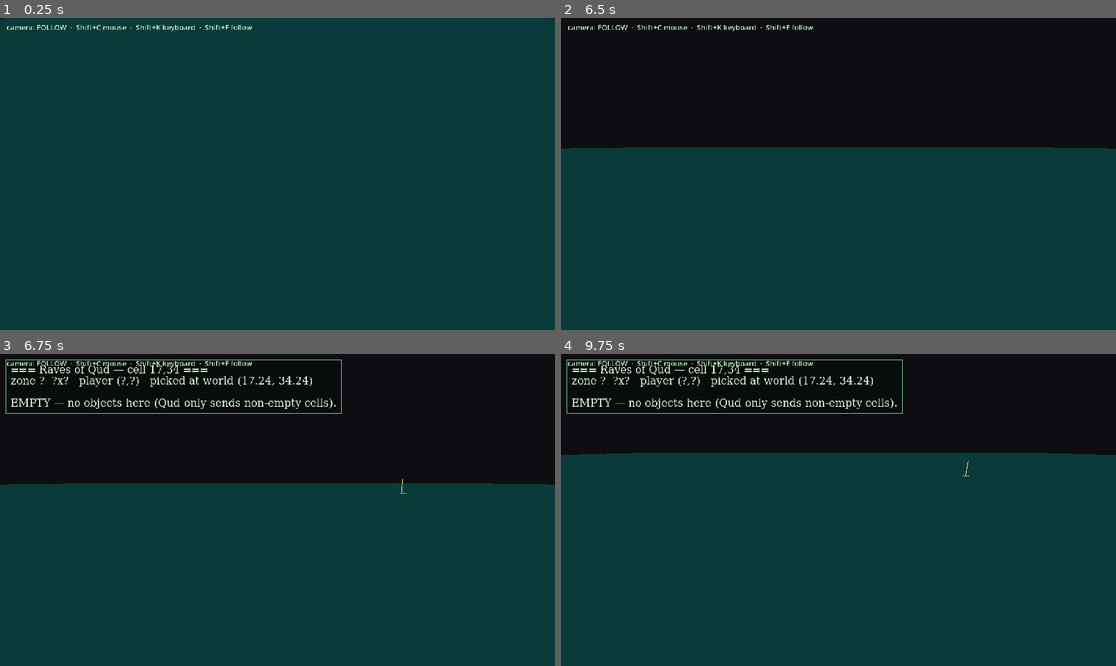
Above: before the commit, frames 1-4 (two rows, left to right).
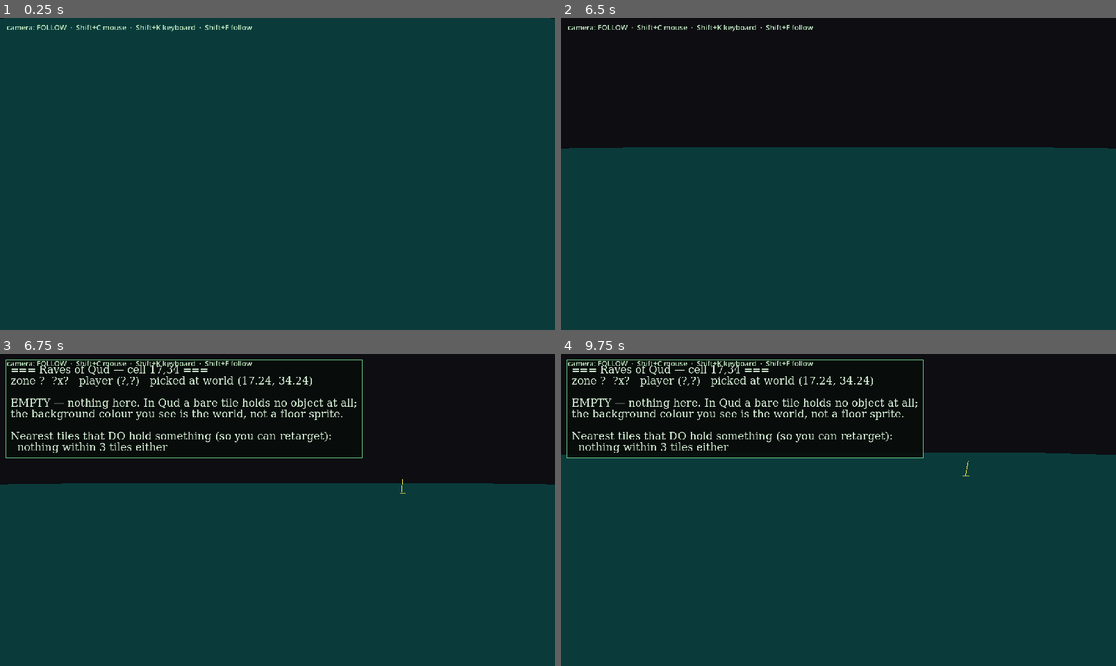
Above: after the commit, the same moments.

Repository: DazzlingDukeOfLazers/raves-of-qud
Game: Godot game, scene res://Main.tscn
Two runs of this game, one before a commit and one after it. Both use one fixed random seed, a clock stepped at 60 frames per second and the inputs below.
Inputs (mouse positions are in pixels of both pictures, inside the frame that each line leads up to):
- Up to frame 1 (0.25 s): no input
- Up to frame 2 (6.5 s): tap Enter at 0.5, 2, 3.5 s; move the mouse to (960, 158) at 0.52 s; hold Right 0.53-1.25 s; hold Shift 0.53-1.25 s; click (960, 158) at 0.67 s; tap Space at 0.77, 1.25, 2.75, 3.77, 5 s; drag from (727, 189) to (810, 236) at 1.27 s; move the mouse to (894, 105) at 2.02 s; hold Right 2.03-2.75 s; hold E 2.03-2.75 s; drag from (810, 236) to (672, 127) at 2.77 s; move the mouse to (1005, 220) at 3.52 s; hold Left 3.53-4.25 s; hold F 3.53-4.25 s; drag from (672, 127) to (755, 96) at 4.27 s; move the mouse to (866, 174) at 5.02 s; hold Down 5.03-5.75 s; tap C at 5.1 s; click (866, 174) at 5.17 s; drag from (755, 96) to (727, 189) at 5.77 s
- Up to frame 3 (6.75 s): move the mouse to (399, 494) at 6.52 s; hold Up from 6.53 s (still down); tap I at 6.6 s
- Up to frame 4 (9.75 s): tap Space at 6.77 s; release Up at 7.25 s; drag from (727, 525) to (810, 572) at 7.27 s; move the mouse to (894, 441) at 8.02 s; hold Down 8.03-8.75 s; hold Q 8.03-8.75 s; drag from (810, 572) to (672, 463) at 8.77 s; move the mouse to (1005, 556) at 9.52 s; hold Up from 9.53 s (still down); hold R from 9.53 s (still down); click (1005, 556) at 9.67 s

Frames 1-2 are identical in both runs. In frame 3, 2.2% of the frame differs, in the area x 1-66%, y 1-34%; in frame 4, 3.2%.

Commit message:
Inspector: on an empty pick, name the nearest occupied tiles
A neighbourhood map of the player showed most tiles genuinely hold no
object -- in Qud a bare tile is empty and the background colour IS the
world, not a floor sprite. So "EMPTY" is a common, correct answer, and
on its own it cannot tell a mis-click from nothing-being-there.

An empty pick now lists the nearest occupied tiles with their offsets
and what is on them, closest first, so there is somewhere to aim.

Also confirms there is NO coordinate misalignment between our tiles and
Qud's -- the earlier (0,0) and (27,20) oddities were both bare ground.

Co-Authored-By: Claude Opus 4.8 <noreply@anthropic.com>

Diff:
--- a/godot/CellInspector.gd
+++ b/godot/CellInspector.gd
@@ -113,7 +113,12 @@
 
 	if not _by_cell.has(Vector2i(cx, cy)):
 		L.append("")
-		L.append("EMPTY — no objects here (Qud only sends non-empty cells).")
+		L.append("EMPTY — nothing here. In Qud a bare tile holds no object at all;")
+		L.append("the background colour you see is the world, not a floor sprite.")
+		L.append("")
+		L.append("Nearest tiles that DO hold something (so you can retarget):")
+		for line in _neighbours(cx, cy):
+			L.append("  " + line)
 		_preview.visible = false
 		return "\n".join(L)
 
@@ -157,6 +162,35 @@
 			L.append("     RENDERED (nothing — object was dropped)")
 	return "\n".join(L)
 
+## Populated tiles nearest an empty pick, closest first. Clicking bare ground is
+## normal and common, so "EMPTY" alone can't distinguish a miss from a genuinely
+## empty tile — this gives you somewhere to aim instead.
+func _neighbours(cx: int, cy: int, radius := 3, limit := 6) -> Array:
+	var found := []
+	for r in range(1, radius + 1):
+		for dy in range(-r, r + 1):
+			for dx in range(-r, r + 1):
+				if maxi(absi(dx), absi(dy)) != r:
+					continue    # ring at exactly distance r, so results come out sorted
+				var k := Vector2i(cx + dx, cy + dy)
+				if not _by_cell.has(k):
+					continue
+				var objs: Array = _by_cell[k].get("objs", [])
+				var what := "?"
+				if objs.size() > 0:
+					var top: Dictionary = objs[objs.size() - 1]
+					what = String(top.get("display", ""))
+					if what == "":
+						what = String(top.get("name", "?"))
+					if objs.size() > 1:
+						what += " (+%d more)" % (objs.size() - 1)
+				found.append("(%d,%d)  %+d,%+d   %s" % [k.x, k.y, dx, dy, what])
+				if found.size() >= limit:
+					return found
+	if found.is_empty():
+		found.append("nothing within %d tiles either" % radius)
+	return found
+
 func _png_line(tile: String) -> String:
 	if tile == "" or _renderer == null:
 		return "(no tile)"
